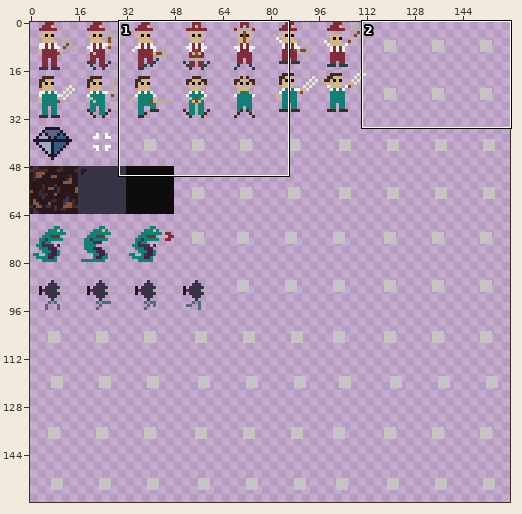
One commit to this sprite sheet: Assets/DND/Sprites/SpriteSheet.png. The first picture is a wide view before the edit; the outline marks the close-up.
Close-up. The starting point:
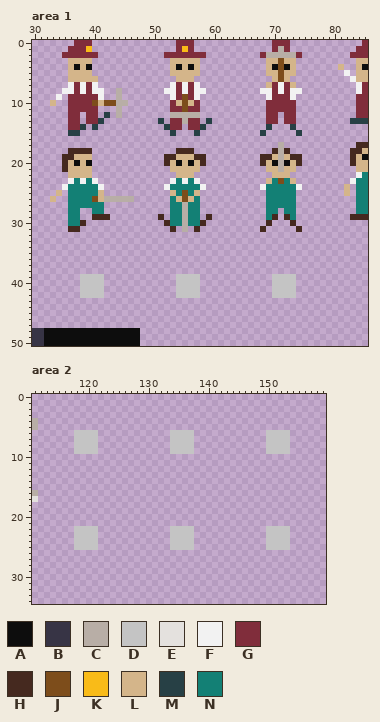
The file is 160x160 pixels. Shown: area 1: x 30..85, y 0..50; area 2: x 111..159, y 0..34. The commit also changed other parts of the picture, which this record leaves out.
Palette (. is transparent): A #0d0d0d  B #373445  C #b8aea6  D #c4c4c4  E #e4e1de  F #f2f2f2  G #802d3b  H #45291f  J #7d4d1b  K #f9bb18  L #d4b58a  M #274045  N #138075
Pixels before, area 1 (only the part around the change), first column x 30:
 0 .......GGG..............GGG.............GGG............G
 1 ......GGGK..............GKG.............GCG...........GG
 2 .....GGGGGG...........GGGGGGG.........GCCCCCG........GGG
 3 ......LLLL.............LLLLL...........LLJLL..........LL
 4 ......LALA.............LALAL...........LAJAL.......L..LA
 5 ......LLLL.............LLLLL...........LLJLL........F.LL
 6 ......LLLLL.............LLL.............LJL..........FLL
 7 ......FGFGF............FGFGF...........LGFGL..........FG
 8 .....FFGFGFF..C.......FFGFGFF.........FFGFGFF.........FG
 9 ....F.GGGGGF..C........FGJGF...........FGGGF..........GG
10 ...L..GGGGJLJJCC.......GLJLG...........GGGGG..........GG
11 ......GGGGG...C........GGJGG...........GGGGG..........GG
12 ......GG.GG.M.C........CCCCC...........GG.GG..........GG
13 ......GG.GGM.........M.GGCGG.M.........GG.GG.........MMM
14 ......GGM.M...........MGG.GGM..........M...M............
15 ......MM...............M...M..........M.....M...........
16 ........................................................
17 .........................................C............HH
18 ......HHHH..............HHH.............HCH..........HHL
19 .....HHLLL............HHLLLHH.........HHLCLHH........HLA
20 .....HLALA............HLALALH.........HLACALH........HLL
21 .....HLLLL.............LLLLL...........LLCLL..........LL
22 ......LLLL..............LLL.............LLL...........FN
23 ......FNFNF............FNFNF...........LNJNL.........FNN
24 .....FNNNNNF..........FNNNNNF.........FNNNNNF.......L.NN
25 ....L.NNNNNL...........LNJNL...........NNNNN........L.NN
26 ...L..NNNNJLCCCCC......NLJLN...........NNNNN..........NN
27 ......NNNNNN...........NNCNN...........NNNNN..........NN
28 ......NN..NN...........NNCNN...........NN.NN..........NN
29 ......NN..HHH........H.NNCNN.H.........NH.HN.........HHH
30 ......NNH.............HNNCNNH..........H...H............
31 ......HH...............H.C.H..........H.....H...........
32 ........................................................
33 ........................................................
34 ........................................................
35 ........................................................
36 ........................................................
37 ........................................................
38 ........................................................
39 ........DDDD............DDDD............DDDD............
40 ........DDDD............DDDD............DDDD............
41 ........DDDD............DDDD............DDDD............
42 ........DDDD............DDDD............DDDD............
43 ........................................................
44 ........................................................
45 ........................................................
46 ........................................................
47 ........................................................
48 BBAAAAAAAAAAAAAAAA......................................
Pixels before, area 2, first column x 111:
 4 C..........................................
 5 C..........................................
 6 .......DDDD............DDDD............DDDD
 7 .......DDDD............DDDD............DDDD
 8 .......DDDD............DDDD............DDDD
 9 .......DDDD............DDDD............DDDD
10 ...........................................
11 ...........................................
12 ...........................................
13 ...........................................
14 ...........................................
15 ...........................................
16 C..........................................
17 E..........................................
18 ...........................................
19 ...........................................
20 ...........................................
21 ...........................................
22 .......DDDD............DDDD............DDDD
23 .......DDDD............DDDD............DDDD
24 .......DDDD............DDDD............DDDD
25 .......DDDD............DDDD............DDDD
The result:
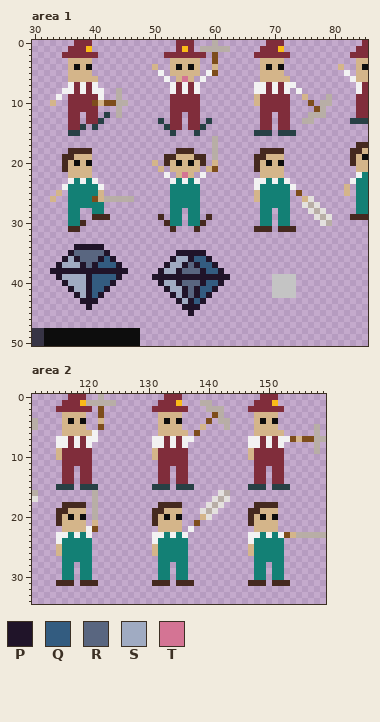
Colours new in this view: P #201429  Q #335c80  R #596680  S #a0abc2  T #d47494
Difference:
Changed rows in their new state; - is an unchanged pixel.
Area 1:
first column x 33:
 0 ---------------------------C--------G--.-------
 1 -------------------------CCCCC-----GG-K.-------
 2 ---------------------------J------G-GGGG..-----
 3 ---------------------------J-------L--L..------
 4 -----------------L---------L-------LALA..------
 5 ------------------F-------FJ-------L--L..------
 6 -------------------F--T--F---------LL-L--------
 7 ----------------------------------FFGFGFF------
 8 -------------------.-----.--------F-GFGF.------
 9 --------------------G-G-G---------LGG---.-L---C
10 ---------------------GGG----------LG----.--J-CC
11 ----------------------G------------G----.---JC-
12 --------------------GG.GG----------G-.G-.--CCC-
13 ----------------------.------------G-.G-.-CC---
14 -----------------------------------GG-GG.------
15 ----------------------------------M-M-MMM.-----
16 ---------------------------C-------------------
17 ---------------------------C----------.--------
18 ---------------------------C-------HH-H.-------
19 ---------------------------C------H-L-L...-----
20 -----------------L---------L------HLALA...-----
21 ------------------L-------LJ------HL--L..------
22 -------------------F--T--F---------LL--.-------
23 ----------------------------------FFNFNF.------
24 -------------------.-----.--------FN----F.-----
25 --------------------N-N-N---------LN----.J-----
26 ---------------------NNN----------LN----.-LE---
27 ----------------------N------------N----.-ECE--
28 ----------------------.------------N-.N-.--ECE-
29 ----------------------.------------N-.NN.---ECE
30 ----------------------.------------NN-NN.----EC
31 ----------------------.-----------H-H-HHH.-----
34 ----PPPPP--------------------------------------
35 ---PRRRRRP-----------PPPPP---------------------
36 --PSPRRRPQP---------PSSPQQP--------------------
37 -PSSSPRPQQQP-------PSSPRPQQP-------------------
38 PPPPPPPPPPPPP-----PSSPRRRPQQP------------------
39 -PSSSSPQQQQP-----PPPPPPPPPPPPP-----------------
40 --PSSSPQQQP-------PSSPRRRPQQP------------------
41 ---PSSPQQP---------PSSPRPQQP-------------------
42 ----PSPQP-----------PSPRPQP--------------------
43 -----PPP-------------PSPQP---------------------
44 ------P---------------PPP----------------------
45 -----------------------P-----------------------
Area 2:
first column x 115:
 0 --GGG--C----------GGG-------------GGG--------
 1 -GGGKCCCCC-------GGGK---CC-------GGGK--------
 2 GGGGGG-J--------GGGGGG---CCC----GGGGGG-------
 3 -LLLL--J---------LLLL-----JC-----LLLL--------
 4 -LALA--L---------LALA----J-CC----LALA--------
 5 -LLLL--J---------LLLL---L---C----LLLL------C-
 6 -LLLLLF----------LLLLL.J---------LLLLL.----C-
 7 FFGFGFF---------FFGFGFF---------FFGFGFFJLJJCC
 8 FFGFGF.---------FFGFGF.---------FFGFGF.----C-
 9 LGGGGG.---------LGGGGG.---------LGGGGG.----C-
10 LGGGGG----------LGGGGG----------LGGGGG-------
11 -GGGGG-----------GGGGG-----------GGGGG-------
12 -GG-GG-----------GG-GG-----------GG-GG-------
13 -GG-GG-----------GG-GG-----------GG-GG-------
14 -GG-GG-----------GG-GG-----------GG-GG-------
15 MMM-MMM---------MMM-MMM---------MMM-MMM------
16 ------C--------------------EC----------------
17 ------C-------------------ECE----------------
18 -HHHH-C----------HHHH----ECE-----HHHH--------
19 HHLLL-C---------HHLLL---ECE-----HHLLL--------
20 HLALA-C---------HLALA---LE------HLALA--------
21 HLLLL-L---------HLLLL--J--------HLLLL--------
22 -LLLLFJ----------LLLL.F----------LLLL..------
23 FFNFNF.---------FFNFNF.---------FFNFNFJLCCCCC
24 FNNNNN.---------FNNNNN.---------FNNNNN.------
25 LNNNNN.---------LNNNNN.---------LNNNNN.------
26 LNNNNN----------LNNNNN----------LNNNNN-------
27 -NNNNN-----------NNNNN-----------NNNNN-------
28 -NN-NN-----------NN-NN-----------NN-NN-------
29 -NN-NN-----------NN-NN-----------NN-NN-------
30 -NN-NN-----------NN-NN-----------NN-NN-------
31 HHH-HHH---------HHH-HHH---------HHH-HHH------
Changed places in both close-ups, as pixel boxes (x1, y1, x2, y2):
changed: (50, 40, 230, 316)
changed: (254, 40, 332, 232)
changed: (56, 394, 116, 586)
changed: (152, 394, 230, 586)
changed: (248, 394, 326, 586)
